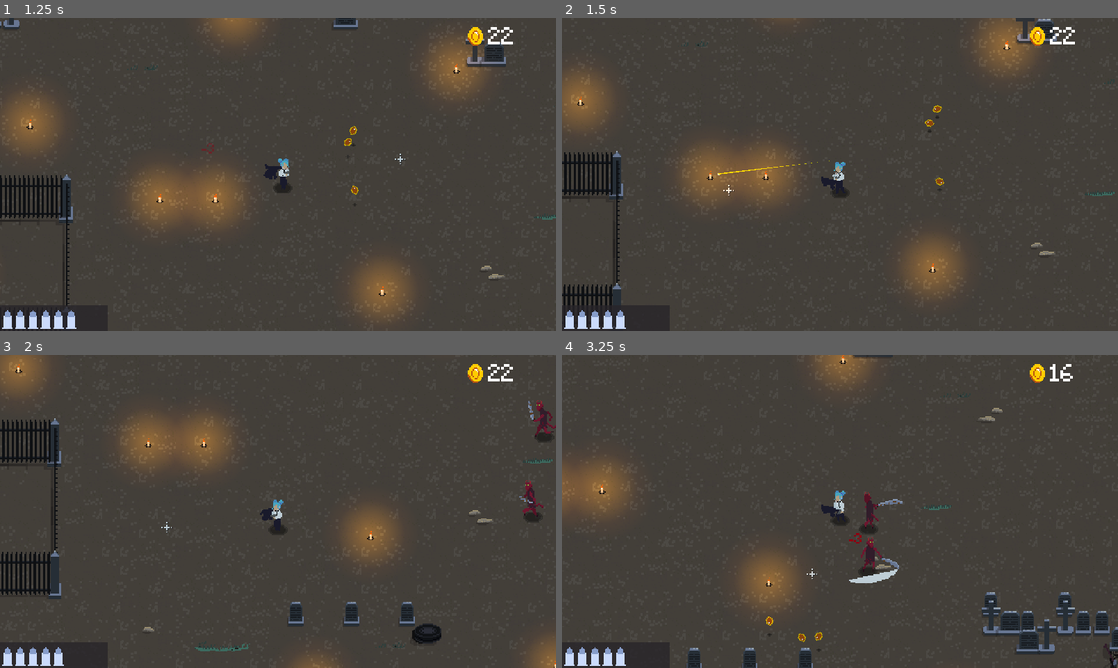
Above: before the commit, frames 1-4 (two rows, left to right).
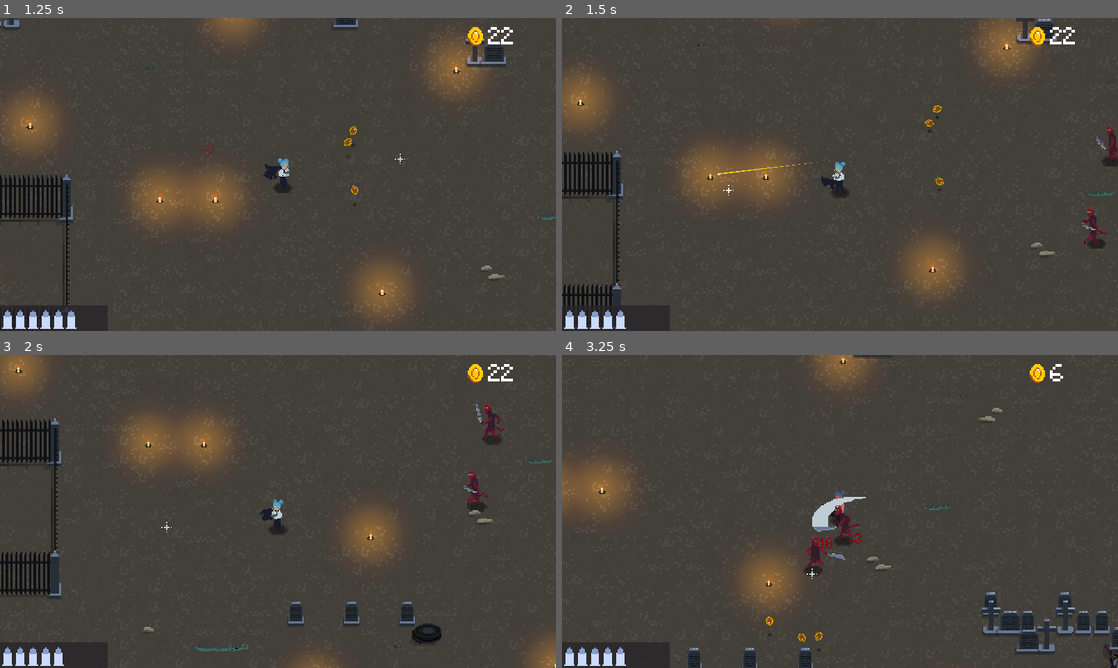
Above: after the commit, the same moments.

Repository: Niimphu/JGJ24
Game: Godot game, scene res://scenes/game/game.tscn
The game is run twice, just before and just after one commit, with the same random seed, the same clock (stepped at 60 frames per second) and the same inputs.
Inputs (mouse positions are in pixels of both pictures, inside the frame that each line leads up to):
- Up to frame 1 (1.25 s): tap Enter at 0.5 s; move the mouse to (400, 158) at 0.52 s; hold D (move_right) from 0.53 s (still down); right-click (400, 158) at 0.6 s
- Up to frame 2 (1.5 s): move the mouse to (728, 190) at 1.27 s; release D (move_right) at 1.28 s; hold S (move_down) from 1.28 s (still down); click (728, 190) at 1.35 s
- Up to frame 3 (2 s): keep holding S (move_down)
- Up to frame 4 (3.25 s): move the mouse to (895, 442) at 2.02 s; release S (move_down) at 2.03 s; hold D (move_right) 2.03-2.78 s; tap Space (roll) at 2.1 s; move the mouse to (812, 574) at 2.77 s; hold W (move_up) from 2.78 s (still down); right-click (812, 574) at 2.85 s

Frame 1 is identical in both runs. In frame 2, 0.4% of the frame differs, in the area x 93-100%, y 34-74%; in frame 3, 1.0%; in frame 4, 1.6%, in the area x 43-92%, y 2-73%.

Commit message:
speedier enemies

Diff:
--- a/scenes/entities/eye_bat.tscn
+++ b/scenes/entities/eye_bat.tscn
@@ -235,6 +235,7 @@
 }
 
 [node name="EyeBat" node_paths=PackedStringArray("Animator", "Attacker") instance=ExtResource("1_ddtt4")]
+speed = 100
 height = Vector2(0, -55)
 flying = true
 Animator = NodePath("AnimationPlayer")
--- a/scenes/entities/imp_inherited.tscn
+++ b/scenes/entities/imp_inherited.tscn
@@ -256,6 +256,7 @@
 }
 
 [node name="ImpInherited" node_paths=PackedStringArray("Animator", "Attacker") instance=ExtResource("1_55f7r")]
+speed = 120
 knockback_speed = 15
 attack_range = 35
 Animator = NodePath("AnimationPlayer")
